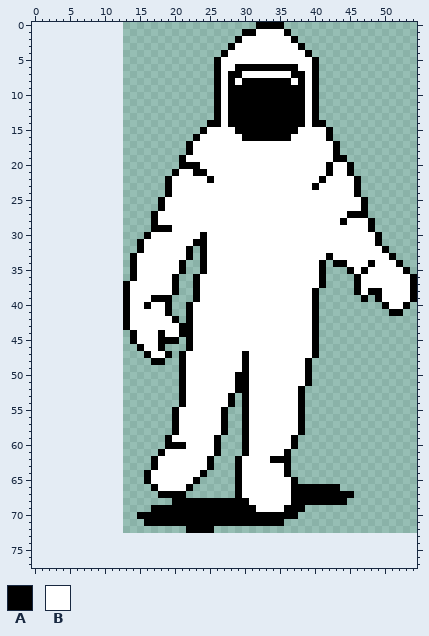
Sprite sheet -- sprites/astronaut_move1.png. The picture above is the old version.
The file is 42x73 pixels. Colours within 5 levels of each other are drawn and written as one. The old version is drawn lined up with the new one, on the new canvas.
Palette (. is transparent): A #000000  B #ffffff
Pixels before (only the part around the change), first column x 0:
35 ..............ABBBBBBA..ABB
36 ..............ABBBBBA..ABBB
37 .............ABBBBBBA..ABBB
38 .............ABBBBBBA..ABBB
39 .............ABBBAAA...ABBB
40 .............ABBABBA..ABBBB
41 .............ABBBBBA..ABBBB
42 .............ABBBBBBA.ABBBB
43 .............ABBBBBBBAABBBB
44 ..............ABBBABBAABBBB
45 ..............ABBBAAA.ABBBB
46 ...............ABBA...ABBBB
47 ................ABBA.ABBBBB
48 .................AA..ABBBBB
49 .....................ABBBBB
50 .....................ABBBBB
51 .....................ABBBBB
52 .....................ABBBBB
53 .....................ABBBBB
54 .....................ABBBBB
55 ....................ABBBBBB
56 ....................ABBBBBB
57 ....................ABBBBBB
58 ....................ABBBBBB
59 ...................ABBBBBBA
60 ...................AAABBBBA
61 ..................ABBBBBBBA
62 .................ABBBBBBBA.
63 .................ABBBBBBBA.
64 ................ABBBBBBBA..
65 ................ABBBBBBA...
66 .................ABBBBA....
67 ..................AAAA.....
68 ....................AAAAAAA
69 .................AAAAAAAAAA
70 ...............AAAAAAAAAAAA
71 ................AAAAAAAAAAA
72 ......................AAAA.
73 ...........................
74 ...........................
75 ...........................
76 ...........................
77 ...........................
The same view after the edit:
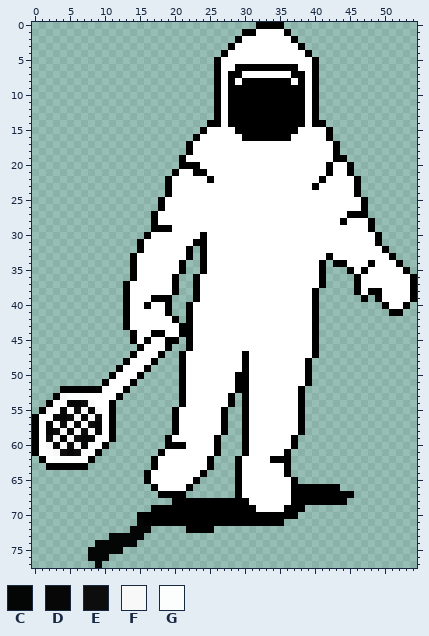
Colours new in this view: C #000000f8  D #070707  E #0d0d0d  F #f8f8f8  G #fffffff8
Change:
canvas 42x73 -> 55x78, the old top-left corner now at 13,0
y 44: x 17 B -> A
y 45: x 16 B -> A; x 18 A -> B
y 46: x 18..19 A. -> BA
y 47: x 14..16 ..A -> ABB; x 18..19 BA -> A.
y 48: x 13..16 .... -> ABBB; x 18 A -> .
y 49: x 12..16 ..... -> ABBBA
y 50: x 11..15 ..... -> ABBBA
y 51: x 10..14 ..... -> ABBBA
y 52: x 4..13 .......... -> AAAAAABBBA
y 53: x 3..12 .......... -> AFGGGBBBBA
y 54: x 2..11 .......... -> ABBDDEFBBA
y 55: x 1..11 ........... -> AFBDBEFDFBA
y 56: x 0..11 ............ -> ABBDDEFDFEBA
y 57: x 0..11 ............ -> ABDBEFDFEDBA
y 58: x 0..11 ............ -> ABDEFDFEFDBA
y 59: x 0..11 ............ -> ABEFAFEDDBBA
y 60: x 0..10 ........... -> ABFDFEFDGGA
y 61: x 0..9 .......... -> ABGFEDEGGA
y 62: x 1..8 ........ -> ABGGBGGA
y 63: x 2..7 ...... -> AAAAAA
y 71: x 15 . -> C
y 72: x 14..16 ... -> CCC
y 73: x 11..15 ..... -> CCCCC
y 74: x 9..14 ...... -> CCCCCC
y 75: x 8..12 ..... -> CCCCC
y 76: x 8..10 ... -> CCC
y 77: x 9 . -> C
Where, in picture pixels (left, top, right, bottom), the same in both pictures:
changed: (32, 330, 172, 470)
added: (88, 519, 151, 568)
